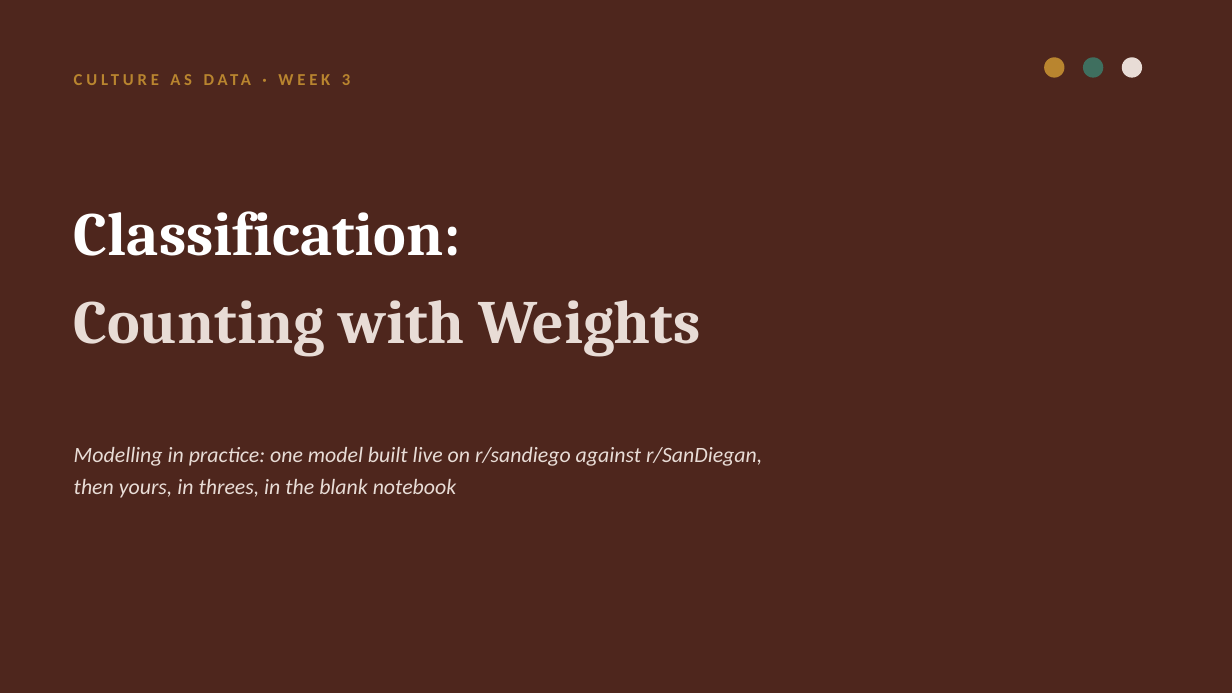
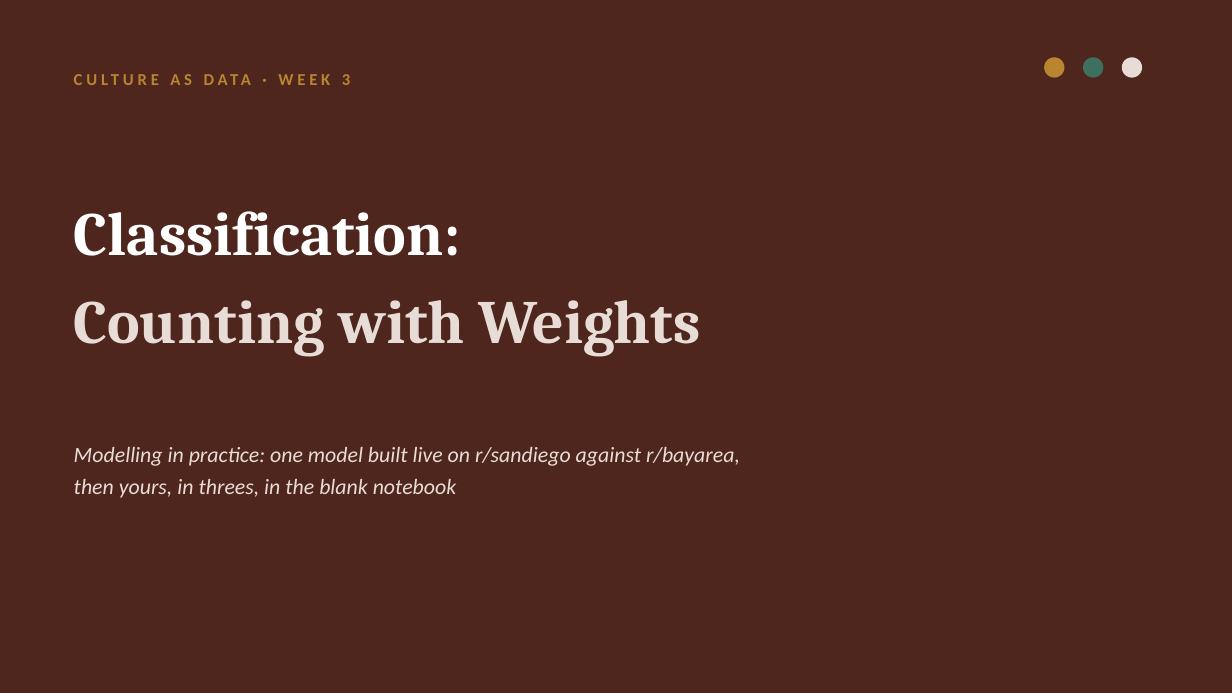
Before and after one commit to lucianli123/culture-as-data-2026, a slide deck: slide 1 of slides/week-03-lecture-draft.pptx. Drawn at 1232x693 pixels with LibreOffice and Linux fonts; fonts in the diff are those of the drawing. Boxes give left, top, right and bottom in pixels: in the first picture for what was removed or moved away, otherwise in the second. Text is boxed around its words. In the diff, an @@ line names an element or a change of style, - is before the commit and + after.

```diff
--- a/slides/week-03-lecture-draft.pptx
+++ b/slides/week-03-lecture-draft.pptx
@@ text at (74,447,740,466): text changed @@
-Modelling in practice: one model built live on r/sandiego against r/SanDiegan,
+Modelling in practice: one model built live on r/sandiego against r/bayarea,
```
Also in this commit, not shown: 6 other slides changed, 14 other files.
